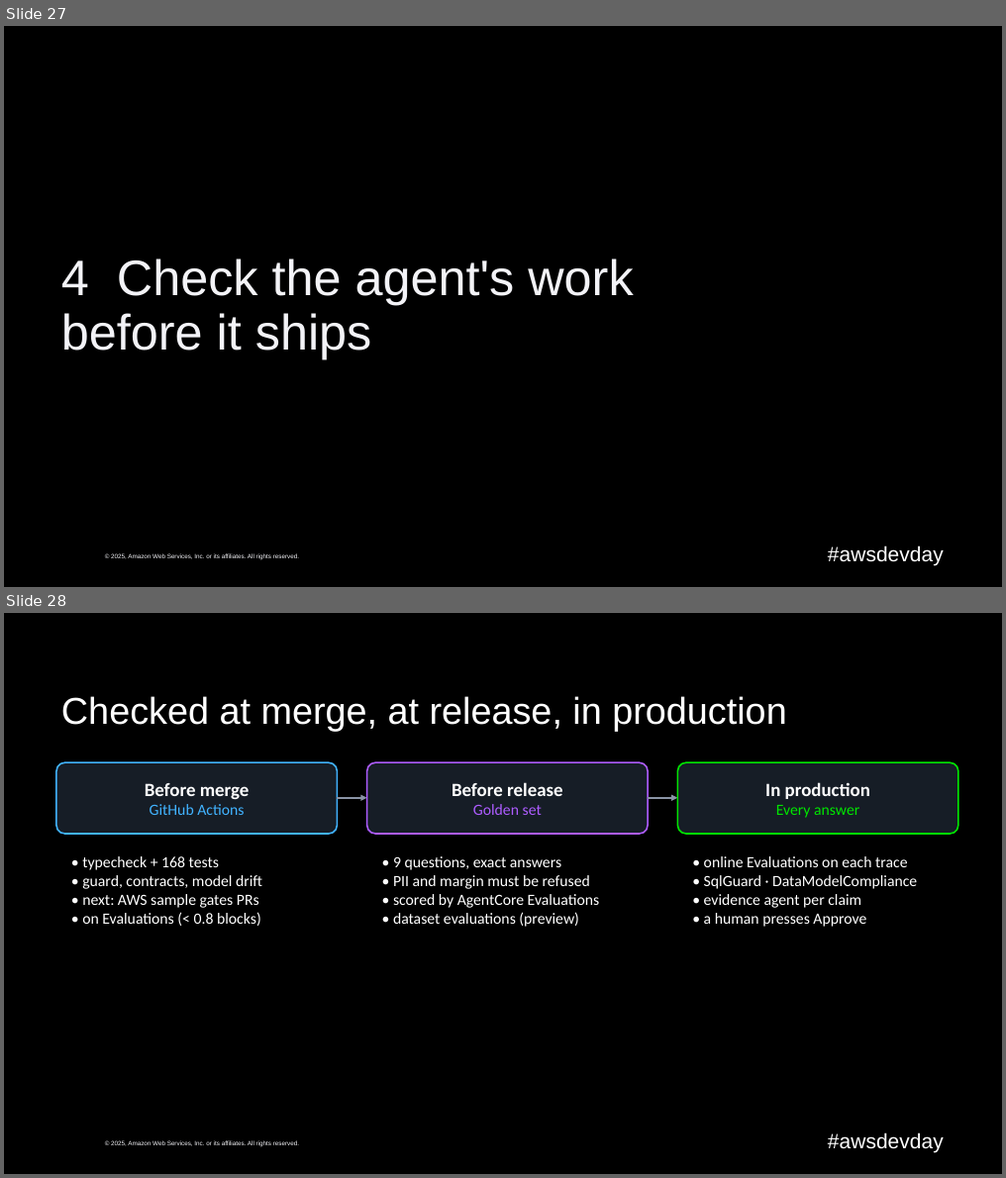
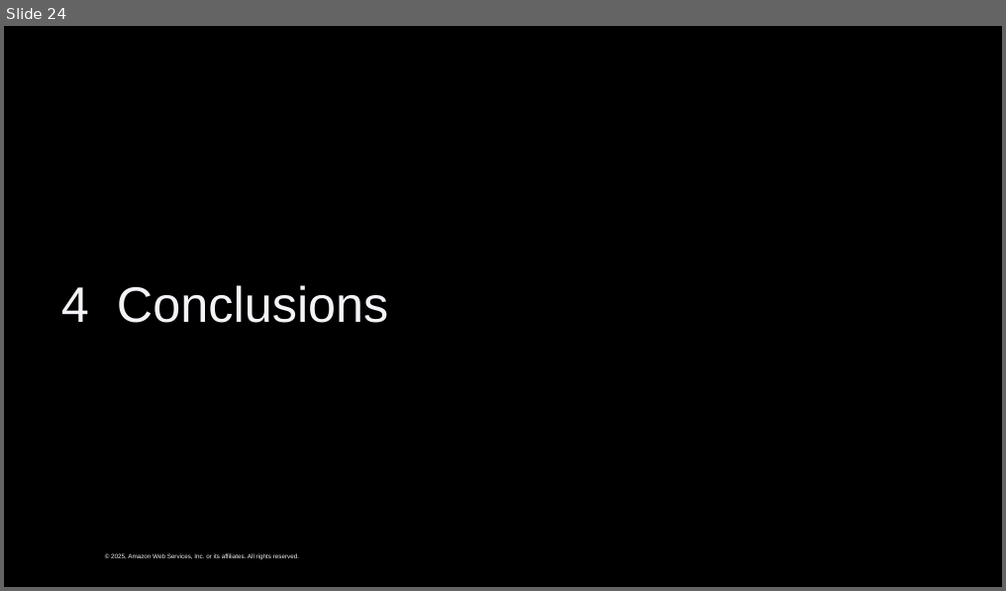
Before and after one commit to caroline-cah/lakehouse-harness, a slide deck: talk/harness-engineering-live.pptx. Shown one above the other, each under a label of ours: slides 27 and 28 before the commit, slide 24 after it. The pictures are 1006x1178 and 1006x591 pixels, drawn with LibreOffice and Linux fonts; fonts in the diff are those of the drawing; background and template pictures are left out. Boxes give left, top, right and bottom in pixels: in the first picture for what was removed or moved away, otherwise in the second. Text is boxed around its words. In the diff, an @@ line names an element or a change of style, - is before the commit and + after.

```diff
--- a/talk/harness-engineering-live.pptx
+++ b/talk/harness-engineering-live.pptx
@@ slide 28 removed at box(4, 613, 1002, 1174), background #000000; not listed: 2 template elements that a slide beside it also shows @@
@@ title removed at box(61, 696, 786, 731) @@
-Checked at merge, at release, in production
@@ rounded rectangle removed at box(56, 762, 338, 834) @@
-Before merge
-GitHub Actions
@@ rounded rectangle removed at box(367, 762, 648, 834) @@
-Before release
-Golden set
@@ rounded rectangle removed at box(678, 762, 958, 834) @@
-In production
-Every answer
@@ arrow removed from (338, 798) to (367, 798) @@
@@ arrow removed from (648, 798) to (678, 798) @@
@@ text removed at box(82, 857, 262, 926) @@
-• typecheck + 168 tests
-• guard, contracts, model drift
-• next: AWS sample gates PRs
-• on Evaluations (< 0.8 blocks)
@@ text removed at box(393, 857, 600, 927) @@
-• 9 questions, exact answers
-• PII and margin must be refused
-• scored by AgentCore Evaluations
-• dataset evaluations (preview)
@@ text removed at box(704, 857, 917, 927) @@
-• online Evaluations on each trace
-• SqlGuard · DataModelCompliance
-• evidence agent per claim
-• a human presses Approve
@@ what was slide 27 is now slide 24 @@
@@ slide 24 changed as well @@
@@ title at box(61, 285, 388, 323): text changed @@
-4 Check the agent's work before it ships
+4 Conclusions
@@ text removed at box(828, 546, 944, 566) @@
-#awsdevday
```
Also in this commit, not shown: 28 other slides changed, 3 slides added, 8 other slides removed, 32 other files.
